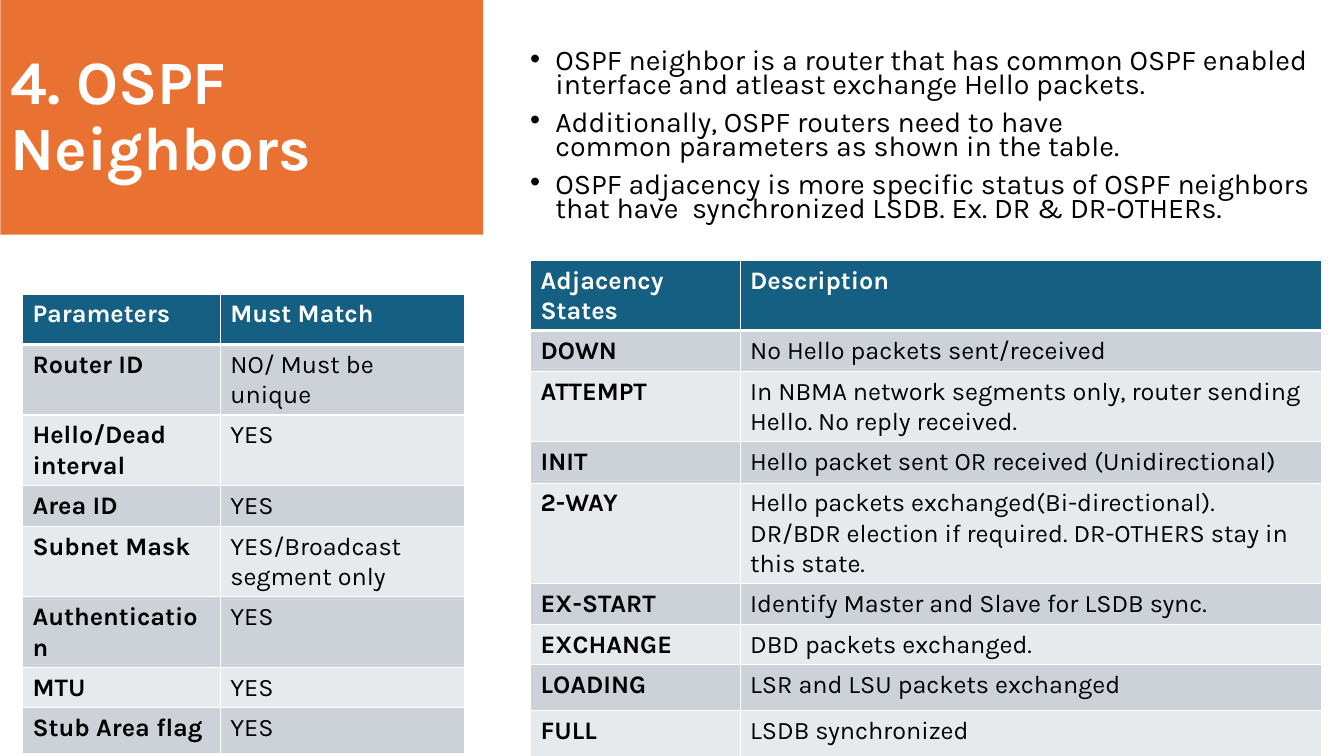
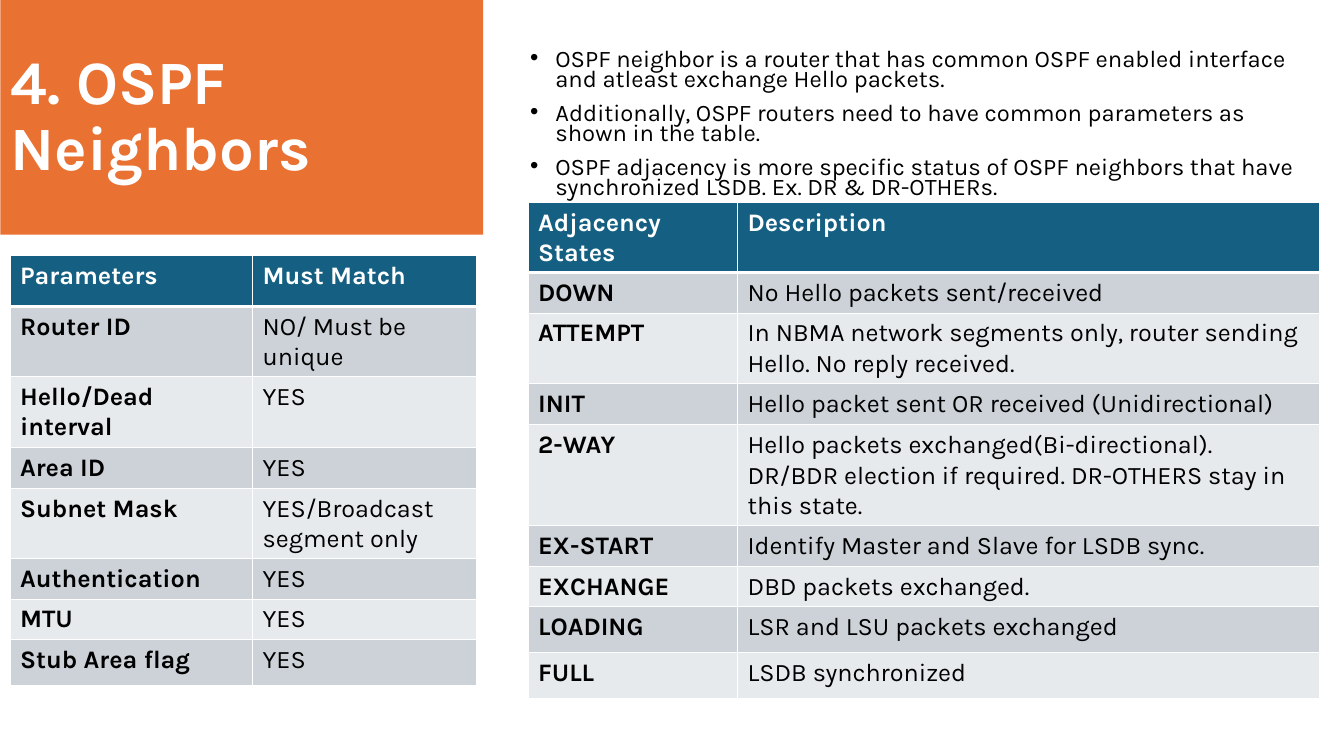
Before and after one commit to toranjungshahi/Cisco-ENCOR-Preparation, a slide deck: slide 7 of Notes/OSPF.pptx. Drawn at 1344x756 pixels with LibreOffice and Linux fonts; fonts in the diff are those of the drawing. Boxes give left, top, right and bottom in pixels: in the first picture for what was removed or moved away, otherwise in the second. Text is boxed around its words. In the diff, an @@ line names an element or a change of style, - is before the commit and + after.

```diff
--- a/Notes/OSPF.pptx
+++ b/Notes/OSPF.pptx
@@ text "OSPF neighbor is a router ..." at [555, 50, 1293, 201]: size 20.4 to 17.1 pt @@
@@ table at [528, 203, 1320, 728] @@
@@ borders changed @@
@@ table: place and size @@
-table at [530, 260, 1322, 749]
+table at [528, 203, 1320, 728]
@@ table at [10, 256, 477, 686] @@
@@ borders changed @@
@@ table: place and size @@
-table at [22, 294, 464, 747]
+table at [10, 256, 477, 686]
```
Also in this commit, not shown: 13 other slides changed, 6 other files.
